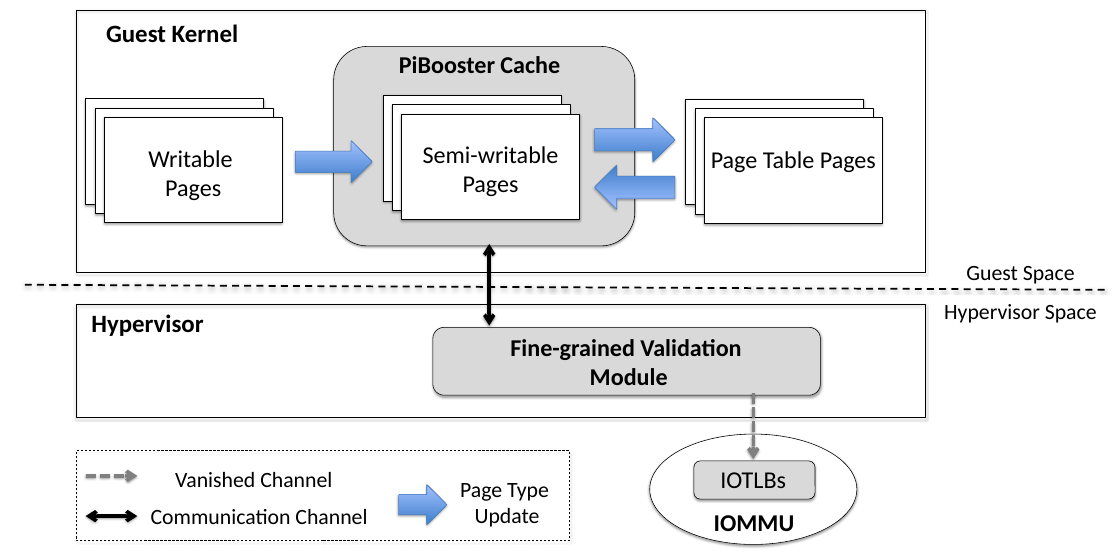
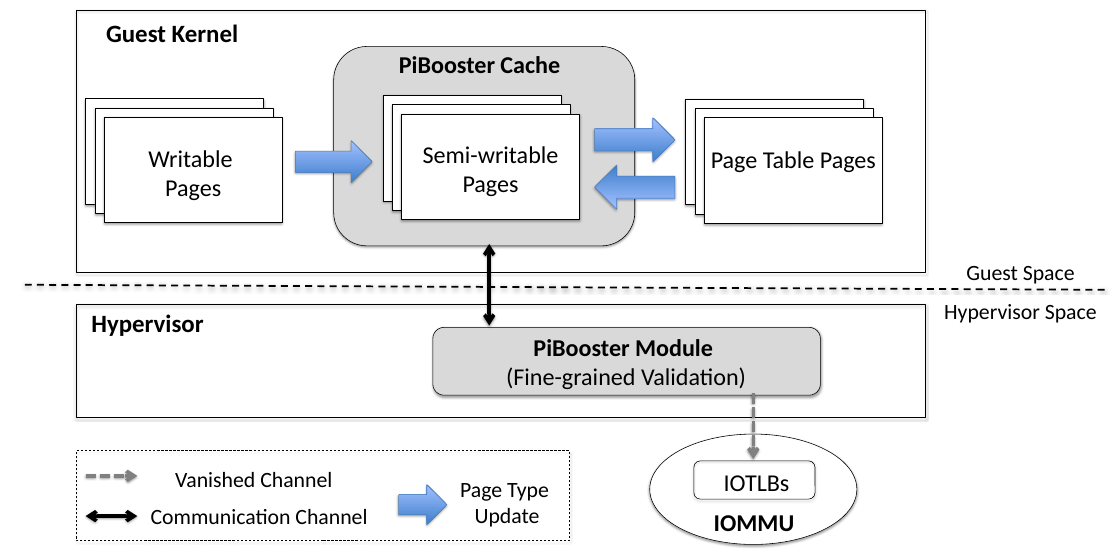
Before and after one commit to strongerwill/FastIO, a slide deck: slide 1 of doc/paper/image/overview/arch.pptx. Drawn at 1120x560 pixels with LibreOffice and Linux fonts; fonts in the diff are those of the drawing. Boxes give left, top, right and bottom in pixels: in the first picture for what was removed or moved away, otherwise in the second. Text is boxed around its words. In the diff, an @@ line names an element or a change of style, - is before the commit and + after.

```diff
--- a/doc/paper/image/overview/arch.pptx
+++ b/doc/paper/image/overview/arch.pptx
@@ text at (506, 339, 746, 389): text changed; bold off @@
-Fine-grained Validation
-Module
+PiBooster Module
+(Fine-grained Validation)
@@ rounded rectangle at (694, 461, 815, 499): fill #D9D9D9 to none @@
@@ text "IOTLBs": place and size @@
-text "IOTLBs" at (720, 472, 786, 488)
+text "IOTLBs" at (724, 475, 790, 491)
```
Also in this commit, not shown: 1 other file.
